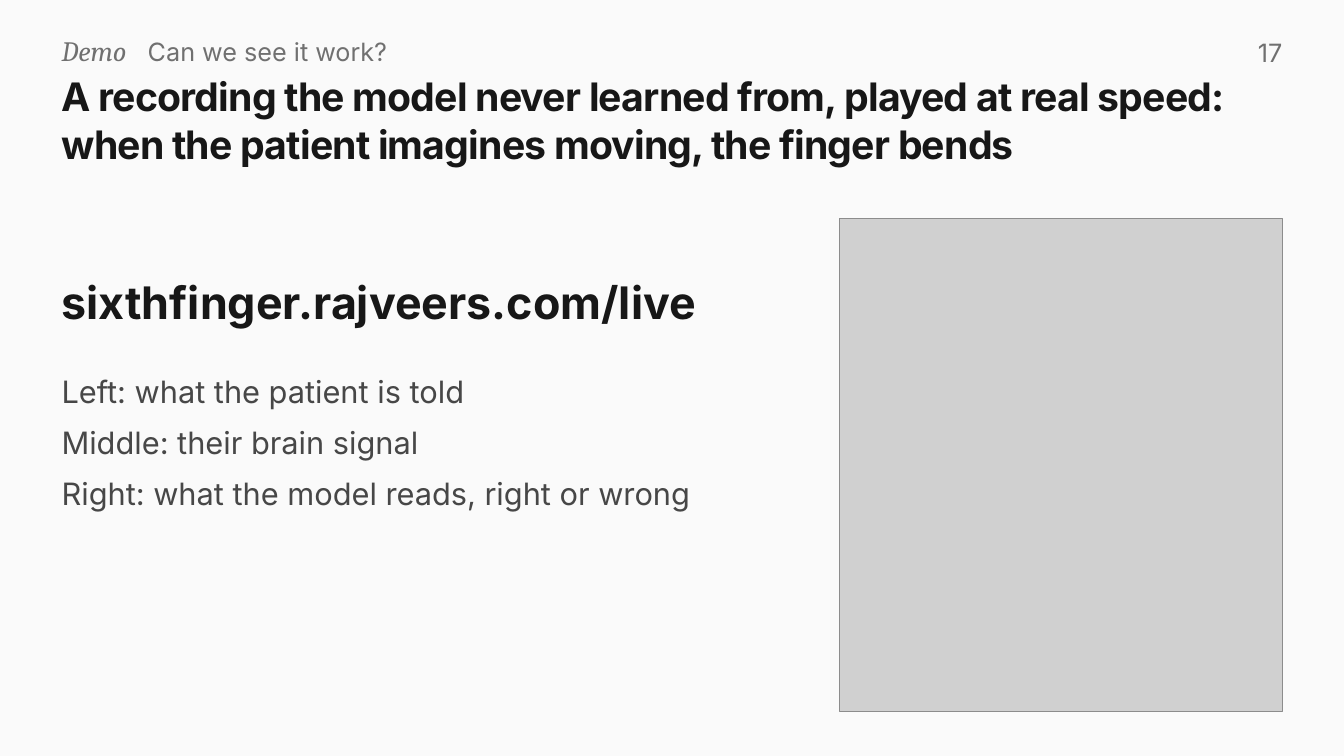
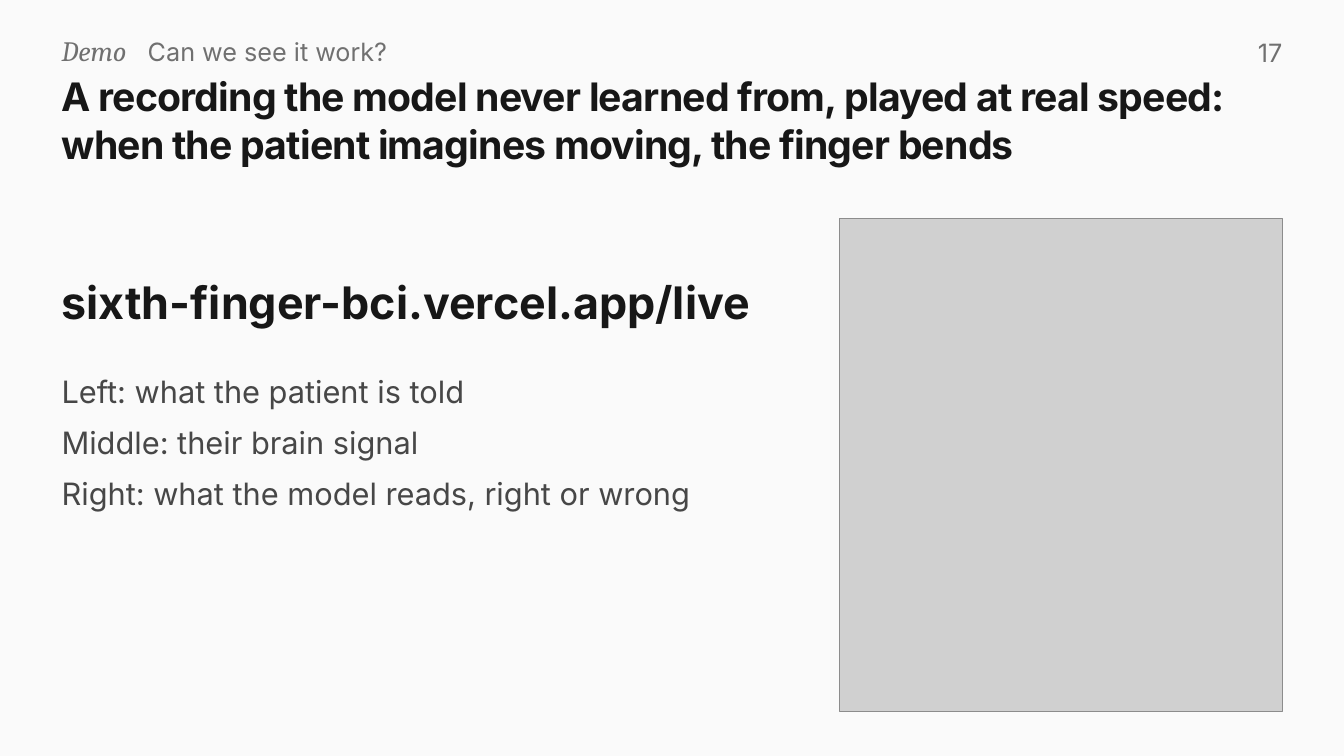
Before and after one commit to rajveeerr/sixth-finger-bci, a slide deck: slide 17 of report/slides/sixth-finger-bci.pptx. Drawn at 1344x756 pixels with LibreOffice and Linux fonts; fonts in the diff are those of the drawing; grey boxes stand for pictures. Boxes give left, top, right and bottom in pixels: in the first picture for what was removed or moved away, otherwise in the second. Text is boxed around its words. In the diff, an @@ line names an element or a change of style, - is before the commit and + after.

Commit message:
Rebuild the documents with the Vercel address: the PES paper in Word and PDF, the slides with Inter loaded, and the paper, slides and report the site serves

```diff
--- a/report/slides/sixth-finger-bci.pptx
+++ b/report/slides/sixth-finger-bci.pptx
@@ text at bbox=[62, 284, 750, 329]: text changed @@
-sixthfinger.rajveers.com/live
+sixth-finger-bci.vercel.app/live
```
Also in this commit, not shown: 1 other slide changed, 8 other files.
